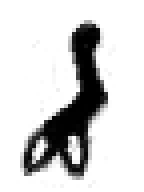
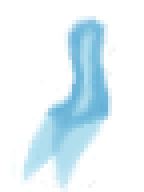
Before/after of a 144×192 layered artwork. What changed in the layer stack:
"Layer #1": opacity 100% → 89%, painted on it over [8, 16, 112, 192]
painted on "Layer #2" over [12, 24, 112, 192]
